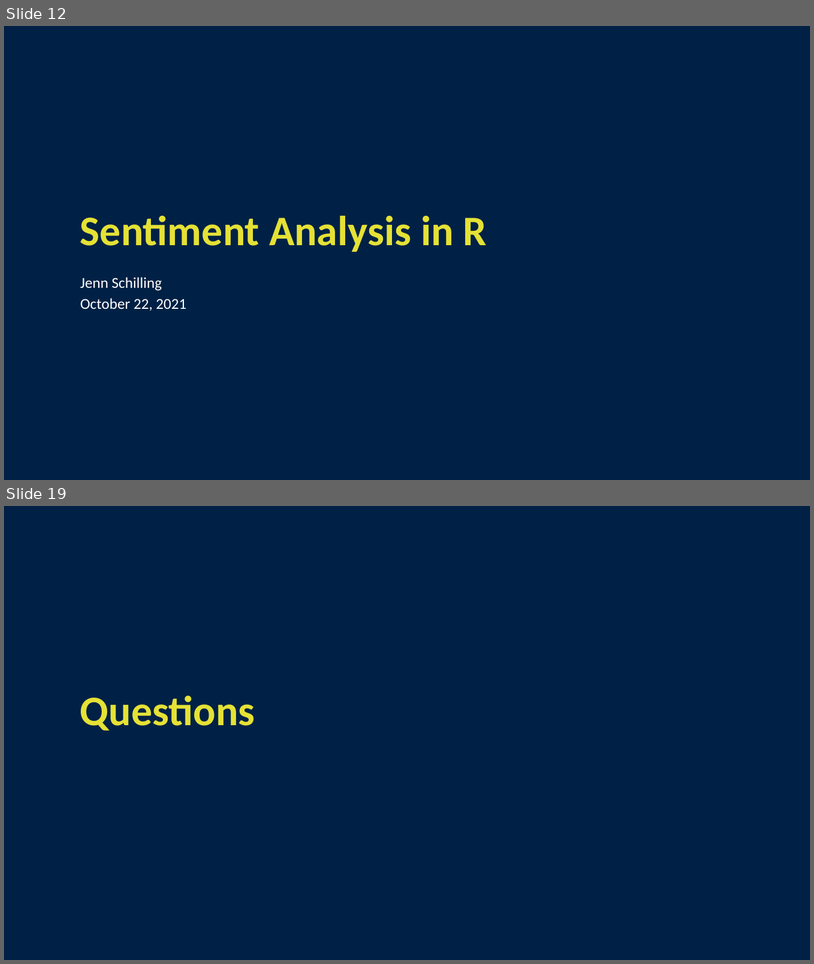
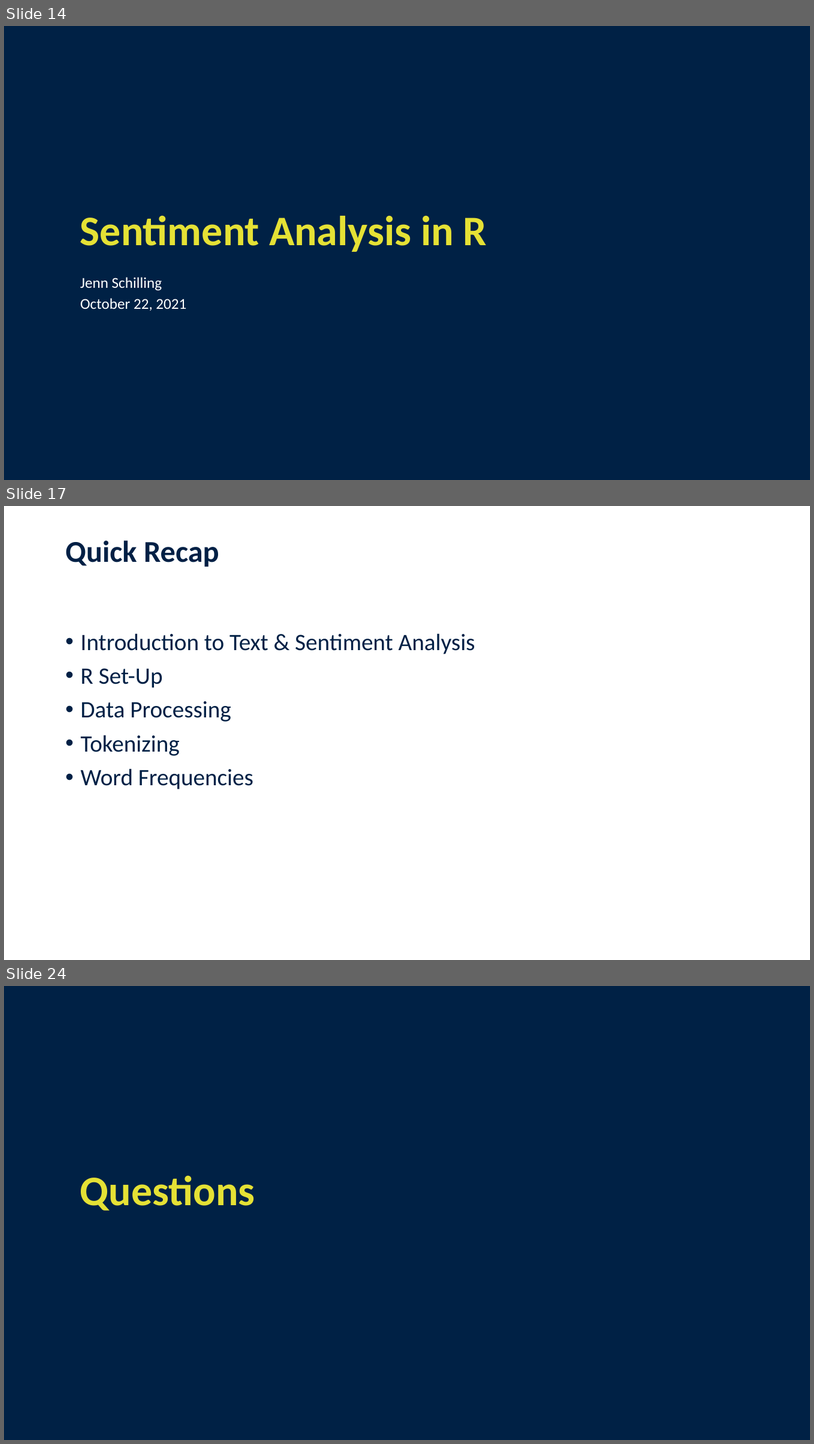
Before and after one commit to jennschilling/sentiment-analysis-in-R, a slide deck: slides/Sentiment Analysis in R.pptx. Shown one above the other, each under a label of ours: slides 12 and 19 before the commit, slides 14, 17 and 24 after it; the slides between them are not shown. The pictures are 814x964 and 814x1444 pixels, drawn with LibreOffice and Linux fonts; fonts in the diff are those of the drawing; background and template pictures are left out. Boxes give left, top, right and bottom in pixels: in the first picture for what was removed or moved away, otherwise in the second. Text is boxed around its words. In the diff, an @@ line names an element or a change of style, - is before the commit and + after.

```diff
--- a/slides/Sentiment Analysis in R.pptx
+++ b/slides/Sentiment Analysis in R.pptx
@@ slide 17 added at [4,506,810,960], background #FFFFFF @@
@@ title added at [65,540,219,567], 36 pt, text #002045, bold @@
+Quick Recap
@@ text added at [81,633,476,789], 28 pt, text #002045 @@
+• Introduction to Text & Sentiment Analysis
+• R Set-Up
+• Data Processing
+• Tokenizing
+• Word Frequencies
@@ what was slide 12 is now slide 14 @@
@@ what was slide 19 is now slide 24 @@
```
Also in this commit, not shown: 7 slides changed, 7 other slides added, 3 slides removed.
